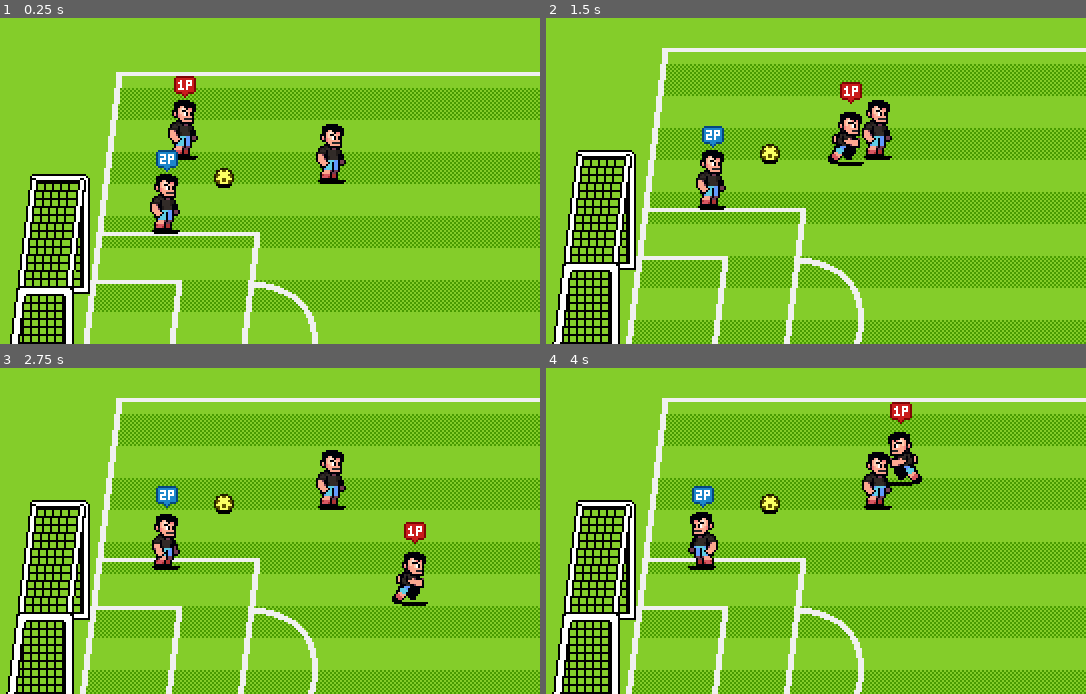
Above: before the commit, frames 1-4 (two rows, left to right).
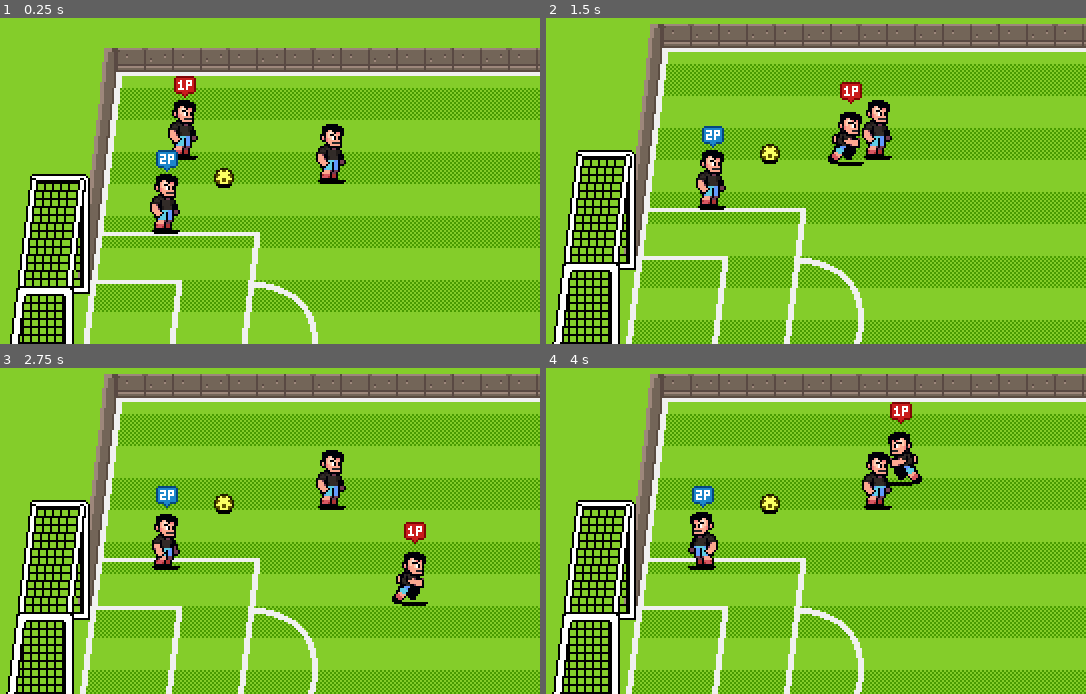
Above: after the commit, the same moments.

Repository: ifarrell625/Juego-Futbol
Game: Godot game, scene res://scenes/world.tscn
The game is run twice, just before and just after one commit, with the same random seed, the same clock (stepped at 60 frames per second) and the same inputs.
Inputs:
- Up to frame 1 (0.25 s): no input
- Up to frame 2 (1.5 s): hold Right (p1_right) 0.53-1.28 s; tap [ (p1_pass) at 0.6 s; hold Down (p1_down) from 1.28 s (still down); tap ] (p1_shoot) at 1.35 s
- Up to frame 3 (2.75 s): release Down (p1_down) at 2.03 s; hold Right (p1_right) from 2.03 s (still down); tap S (p2_down) at 2.1 s
- Up to frame 4 (4 s): release Right (p1_right) at 2.78 s; hold Up (p1_up) 2.78-3.53 s; tap A (p2_left) at 2.85 s; hold Left (p1_left) from 3.53 s (still down); tap ` (p2_pass) at 3.6 s

The runs differ from the first frame. In frame 1, 7.3% of the frame differs, in the area x 14-100%, y 9-81%; in frame 2, 7.3%; in frame 3, 7.3%; in frame 4, 7.3%.

Commit message:
added pitch boundaries

Diff:
--- a/scenes/world.tscn
+++ b/scenes/world.tscn
@@ -7,6 +7,12 @@
 [ext_resource type="PackedScene" uid="uid://deh4xt0wo3wrg" path="res://scenes/characters/player.tscn" id="4_k0juu"]
 [ext_resource type="PackedScene" uid="uid://r0kxgfiv8vii" path="res://scenes/ball/ball.tscn" id="5_71j4m"]
 [ext_resource type="PackedScene" uid="uid://ckuqoep4f08uo" path="res://scenes/goal/goal.tscn" id="5_i7141"]
+[ext_resource type="Texture2D" uid="uid://cvk6sb0otcmxy" path="res://assets/art/backgrounds/top-wall.png" id="6_4mrxx"]
+[ext_resource type="Texture2D" uid="uid://cki7kw5i4v2l0" path="res://assets/art/backgrounds/bottom-wall.png" id="7_7r4gi"]
+[ext_resource type="Texture2D" uid="uid://wx6pcttpqbyp" path="res://assets/art/backgrounds/side-wall.png" id="8_w7kh3"]
+
+[sub_resource type="RectangleShape2D" id="RectangleShape2D_7r4gi"]
+size = Vector2(802, 7)
 
 [node name="World" type="Node2D" unique_id=1238256659]
 
@@ -23,6 +29,7 @@
 
 [node name="Grass" type="Sprite2D" parent="Backgrounds" unique_id=1876844915]
 modulate = Color(0.5176471, 0.8039216, 0.16470589, 1)
+position = Vector2(0, -1)
 texture = ExtResource("1_4wyf3")
 centered = false
 
@@ -49,6 +56,57 @@
 position = Vector2(818, 220)
 scale = Vector2(-1, 1)
 
+[node name="TopWall" type="Sprite2D" parent="ActorsContainer/PitchObjects" unique_id=1107714175]
+position = Vector2(49, 32)
+texture = ExtResource("6_4mrxx")
+centered = false
+
+[node name="StaticBody2D" type="StaticBody2D" parent="ActorsContainer/PitchObjects/TopWall" unique_id=217098018]
+collision_mask = 0
+
+[node name="CollisionPolygon2D" type="CollisionPolygon2D" parent="ActorsContainer/PitchObjects/TopWall/StaticBody2D" unique_id=837153418]
+polygon = PackedVector2Array(0, 116, 13, 0, 739, 0, 752, 116, 740, 116, 727, 12, 24, 12, 12, 116)
+
+[node name="BottomWall" type="Sprite2D" parent="ActorsContainer/PitchObjects" unique_id=1001170384]
+position = Vector2(24, 344)
+texture = ExtResource("7_7r4gi")
+centered = false
+offset = Vector2(0, -12)
+
+[node name="StaticBody2D" type="StaticBody2D" parent="ActorsContainer/PitchObjects/BottomWall" unique_id=1131041413]
+collision_mask = 0
+
+[node name="CollisionShape2D" type="CollisionShape2D" parent="ActorsContainer/PitchObjects/BottomWall/StaticBody2D" unique_id=1797120568]
+position = Vector2(401, -3.5)
+shape = SubResource("RectangleShape2D_7r4gi")
+
+[node name="LeftWall" type="Sprite2D" parent="ActorsContainer/PitchObjects" unique_id=2017530105]
+position = Vector2(24, 221)
+texture = ExtResource("8_w7kh3")
+centered = false
+offset = Vector2(0, -14)
+metadata/_edit_group_ = true
+
+[node name="StaticBody2D" type="StaticBody2D" parent="ActorsContainer/PitchObjects/LeftWall" unique_id=325891581]
+collision_mask = 0
+
+[node name="CollisionPolygon2D" type="CollisionPolygon2D" parent="ActorsContainer/PitchObjects/LeftWall/StaticBody2D" unique_id=523809348]
+polygon = PackedVector2Array(14, -1, 27, -1, 12, 116, 1, 116)
+
+[node name="RightWall" type="Sprite2D" parent="ActorsContainer/PitchObjects" unique_id=617801929]
+position = Vector2(825, 221)
+scale = Vector2(-1, 1)
+texture = ExtResource("8_w7kh3")
+centered = false
+offset = Vector2(0, -14)
+metadata/_edit_group_ = true
+
+[node name="StaticBody2D" type="StaticBody2D" parent="ActorsContainer/PitchObjects/RightWall" unique_id=1933532121]
+collision_mask = 0
+
+[node name="CollisionPolygon2D" type="CollisionPolygon2D" parent="ActorsContainer/PitchObjects/RightWall/StaticBody2D" unique_id=1156293184]
+polygon = PackedVector2Array(14, -1, 27, -1, 12, 116, 1, 116)
+
 [node name="Player" parent="ActorsContainer" unique_id=1436297331 node_paths=PackedStringArray("ball") instance=ExtResource("4_k0juu")]
 position = Vector2(102, 87)
 ball = NodePath("../Ball")
